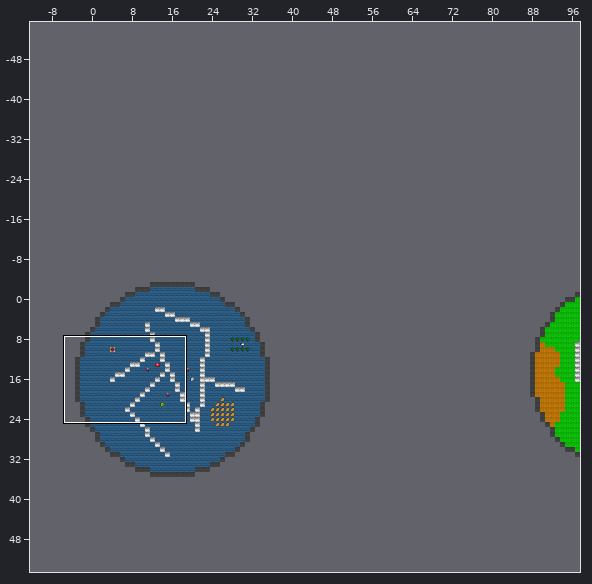
An edit to a level. Tiled map, core/assets/pankosample/maps/startroom.tmx. Above: a wide view before the commit, with the close-up outlined.
Close-up. Before:
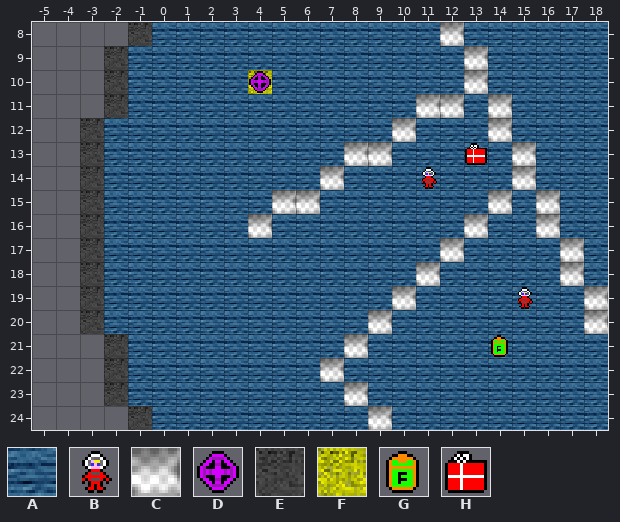
Cells are 16x16 px. Shown: x -5..18, y 8..24. The commit also changed other parts of the map, which this record leaves out. The old version is drawn lined up with the new one.
Key: from "ld27": A 0, B 68, C 130, D 131, E 193, F 194, G 260, H 262.
_ is an empty cell.
Layer "terrain" before, first column x -5:
 8 ____EAAAAAAAAAAAACAAAAAA
 9 ___EAAAAAAAAAAAAAACAAAAA
10 ___EAAAAAFAAAAAAAACAAAAA
11 ___EAAAAAAAAAAAACCACAAAA
12 __EAAAAAAAAAAAACAAACAAAA
13 __EAAAAAAAAAACCAAAAACAAA
14 __EAAAAAAAAACAAAAAAACAAA
15 __EAAAAAAACCAAAAAAACACAA
16 __EAAAAAACAAAAAAAACAACAA
17 __EAAAAAAAAAAAAAACAAAACA
18 __EAAAAAAAAAAAAACAAAAACA
19 __EAAAAAAAAAAAACAAAAAAAC
20 __EAAAAAAAAAAACAAAAAAAAC
21 ___EAAAAAAAAACAAAAAAAAAA
22 ___EAAAAAAAACAAAAAAAAAAA
23 ___EAAAAAAAAACAAAAAAAAAA
24 ____EAAAAAAAAACAAAAAAAAA
New version:
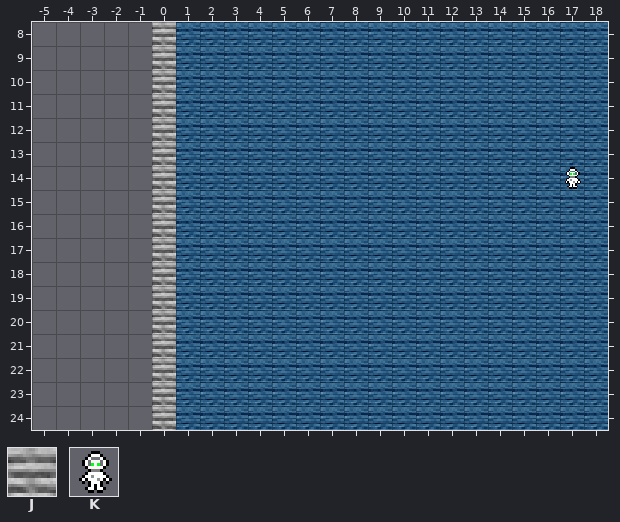
Further tiles: from "ld27": J 65, K 70.
The exact change:
Changed rows in their new state; . is an unchanged cell.
map size 1024x512 -> 32x32 cells (old content now starts at -586,-391; both pictures use the new coordinates)
Layer "terrain":
first column x -3:
 8 .._J...........A......
 9 .__J............A.....
10 .__J...A........A.....
11 .__J..........AA.A....
12 ___J.........A...A....
13 ___J.......AA.....A...
14 ___J......A.......A...
15 ___J....AA.......A.A..
16 ___J...A........A..A..
17 ___J...........A....A.
18 ___J..........A.....A.
19 ___J.........A.......A
20 ___J........A........A
21 .__J.......A..........
22 .__J......A...........
23 .__J.......A..........
24 .._J........A.........
Layer "objects":
first column x 4:
10 _.............
13 ........._....
14 ......._.....K
first column x 14:
19 ._
21 _.
Changed places in both close-ups, as pixel boxes (x1, y1, x2, y2):
changed: (80, 22, 176, 430)
changed: (248, 22, 608, 430)
